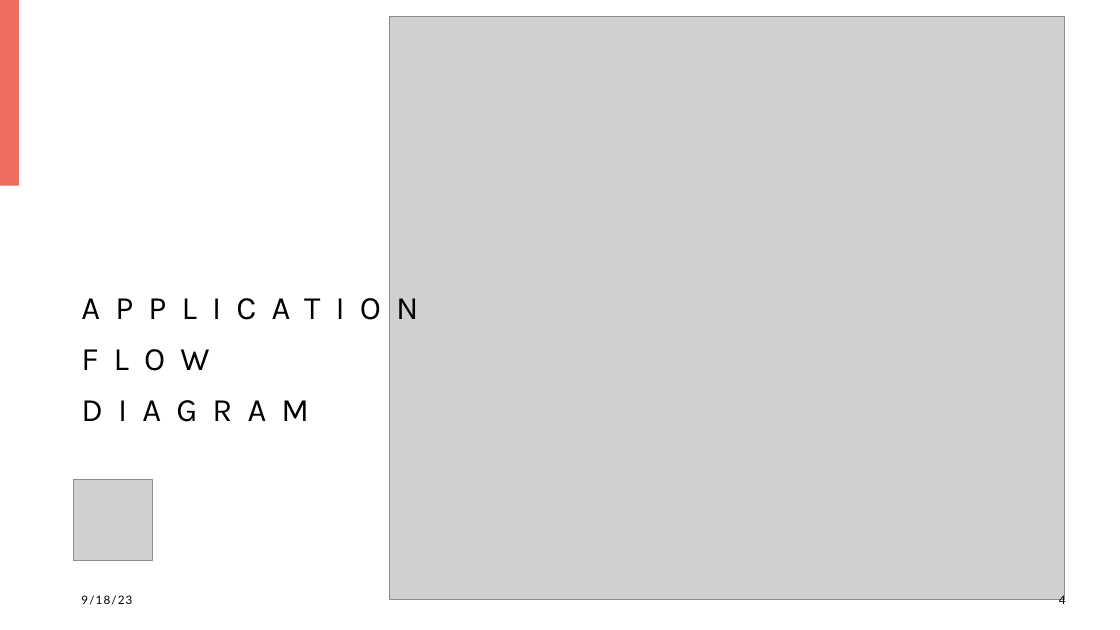
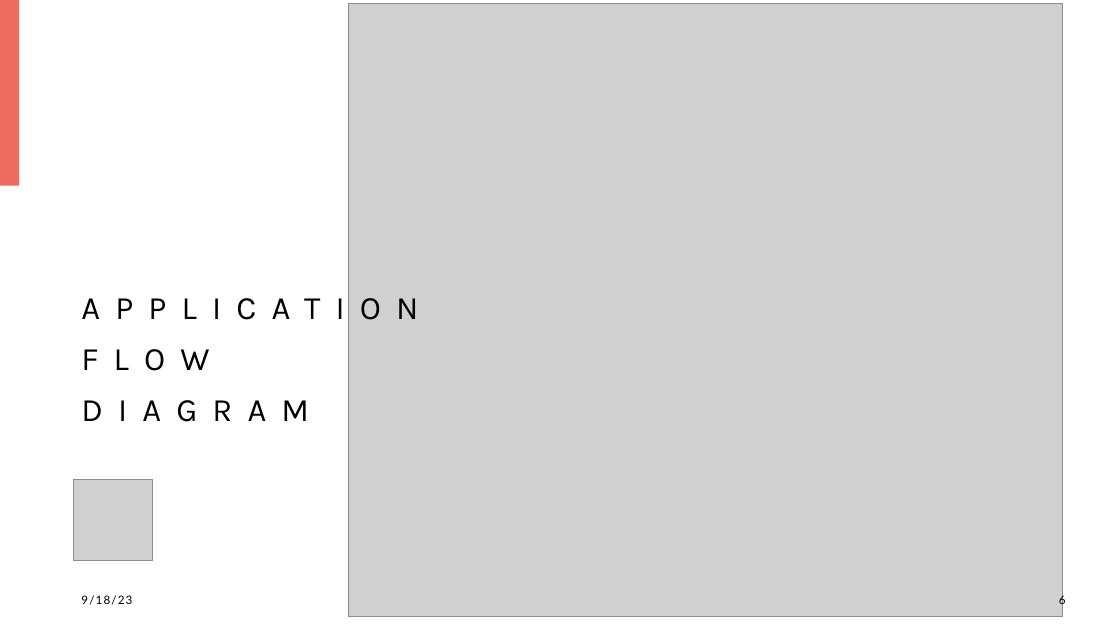
Before and after one commit to beateskog/dat250group-project, a slide deck: slide 6 of Design-document-presentation.pptx (slide 4 before the commit). Drawn at 1120x630 pixels with LibreOffice and Linux fonts; fonts in the diff are those of the drawing; grey boxes stand for pictures; background and template pictures are left out. Boxes give left, top, right and bottom in pixels: in the first picture for what was removed or moved away, otherwise in the second. Text is boxed around its words. In the diff, an @@ line names an element or a change of style, - is before the commit and + after.

Commit message:
Editing diagrams

```diff
--- a/Design-document-presentation.pptx
+++ b/Design-document-presentation.pptx
@@ picture: place and size @@
-picture at (389,17,1065,600)
+picture at (349,4,1063,617)
@@ page number at (1059,593,1066,606): text changed @@
-4
+6
```
Also in this commit, not shown: 3 other slides changed, 4 slides added, 4 other files.
